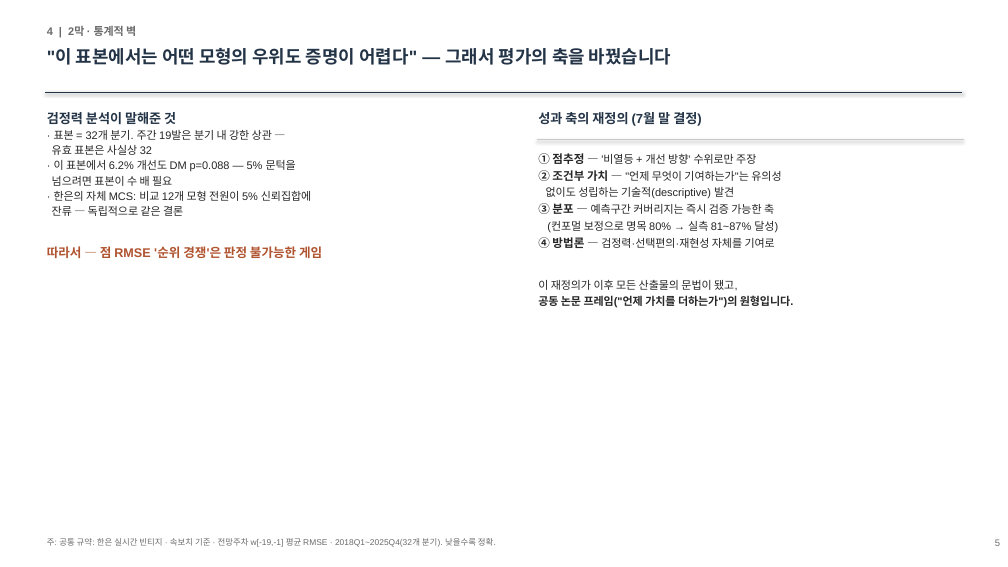
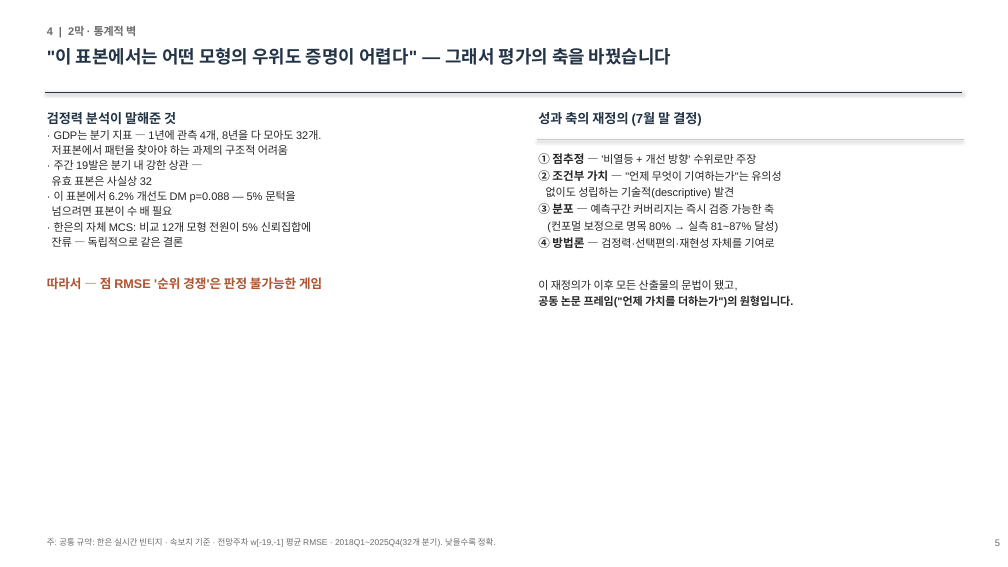
Before and after one commit to shezgone/bistro-lstm, a slide deck: slide 5 of docs/한은협업_여정보고_대표_2026-09-01.pptx. Drawn at 1008x567 pixels with LibreOffice and Linux fonts; fonts in the diff are those of the drawing. Boxes give left, top, right and bottom in pixels: in the first picture for what was removed or moved away, otherwise in the second. Text is boxed around its words. In the diff, an @@ line names an element or a change of style, - is before the commit and + after.

```diff
--- a/docs/한은협업_여정보고_대표_2026-09-01.pptx
+++ b/docs/한은협업_여정보고_대표_2026-09-01.pptx
@@ text at (52,130,321,170): text changed @@
-· 표본 = 32개 분기. 주간 19발은 분기 내 강한 상관 —
+· GDP는 분기 지표 — 1년에 관측 4개, 8년을 다 모아도 32개.
+저표본에서 패턴을 찾아야 하는 과제의 구조적 어려움
+· 주간 19발은 분기 내 강한 상관 —
```
Also in this commit, not shown: 2 other slides changed, 1 other file.
